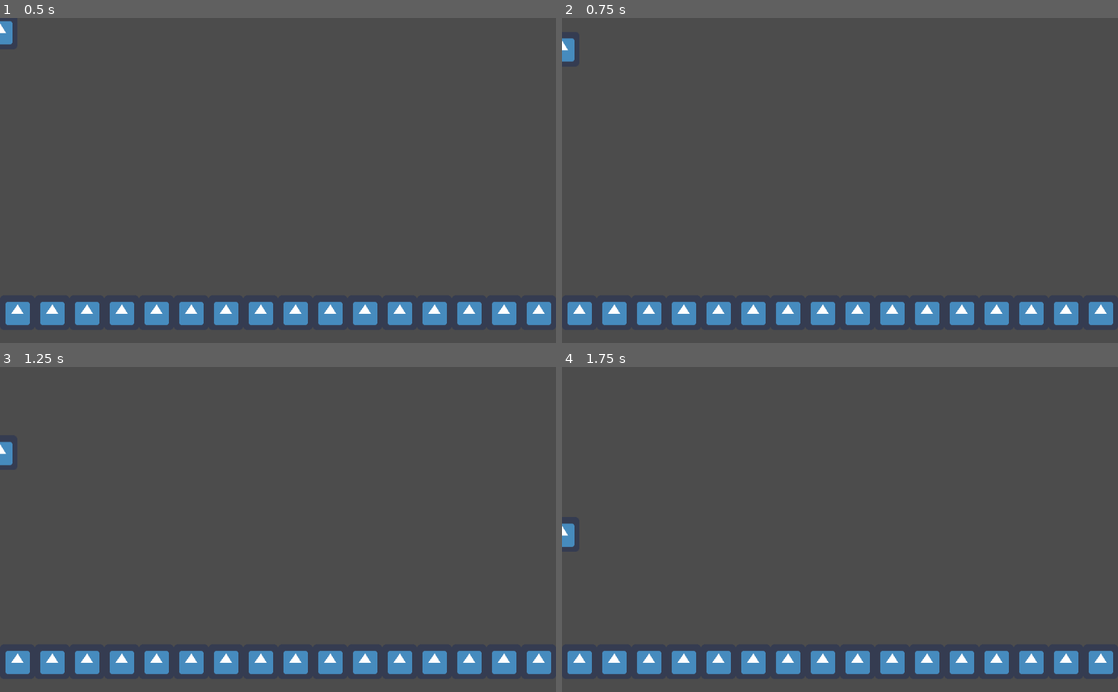
Above: before the commit, frames 1-4 (two rows, left to right).
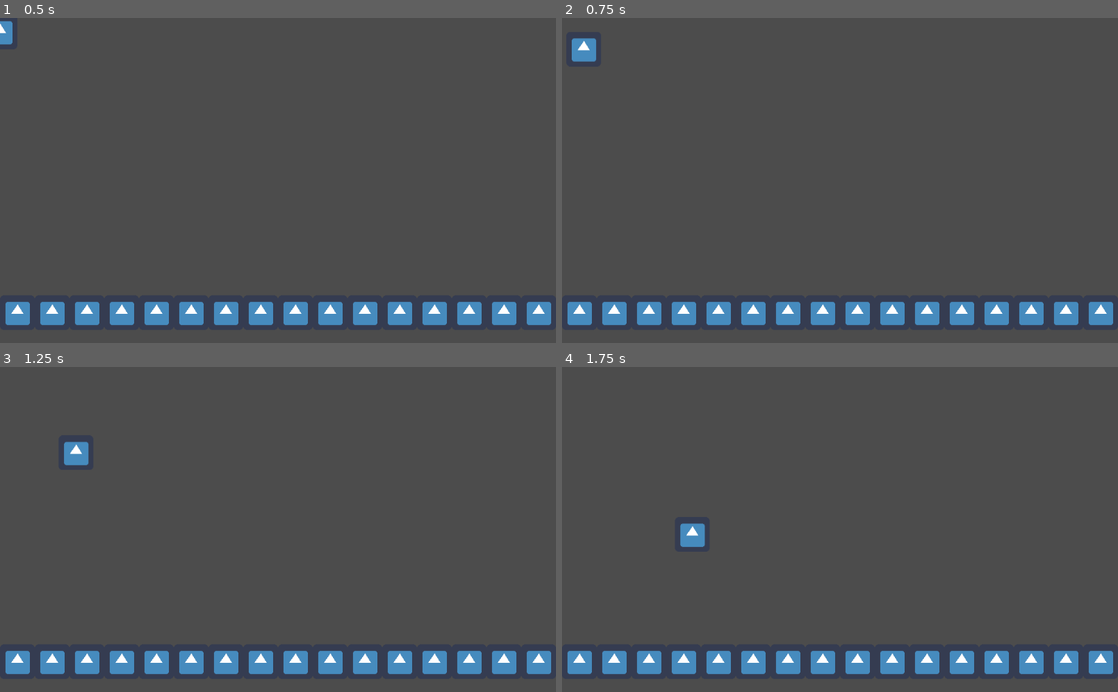
Above: after the commit, the same moments.

Repository: VMoonDev/SlimeShuffle
Game: Godot game, scene res://Level/Level.tscn
Two runs of this game, one before a commit and one after it. Both use one fixed random seed, a clock stepped at 60 frames per second and the inputs below. The engine's default icon, where the game draws it, is replaced by a stand-in: a white triangle on a blue panel in a dark square.
Inputs:
- Up to frame 1 (0.5 s): no input
- Up to frame 2 (0.75 s): hold D (move_right, bound only after the commit) from 0.53 s (still down); tap Space (jump, bound only after the commit) at 0.6 s
- Up to frame 3 (1.25 s): keep holding D (move_right, bound only after the commit); tap Space (jump, bound only after the commit) at 0.77, 1.07 s
- Up to frame 4 (1.75 s): keep holding D (move_right, bound only after the commit); tap Space (jump, bound only after the commit) at 1.35, 1.52 s

Frame 1 is identical in both runs. In frame 2, 0.4% of the frame differs, in the area x 0-7%, y 6-14%; in frame 3, 0.5%, in the area x 0-16%, y 22-31%; in frame 4, 0.5%.

Commit message:
Add movement to pawn

Diff:
--- a/project/Pawn/Pawn.gd
+++ b/project/Pawn/Pawn.gd
@@ -1,10 +1,17 @@
 extends KinematicBody2D
 
 const _GRAVITY := 200
+const _MOVESPEED := 200
+const _JUMPSTRENGTH := 200
 
 var _velocity := Vector2.ZERO
 
 func _physics_process(delta):
-	_velocity.y += _GRAVITY * delta
+	_velocity.y = 0 if is_on_floor() else _velocity.y + _GRAVITY * delta
+	_movement()
+	_velocity = move_and_slide(_velocity, Vector2.UP)
 
-	move_and_slide(_velocity)
+func _movement():
+	_velocity.x = Input.get_axis("move_left", "move_right") * _MOVESPEED
+	if Input.is_action_just_pressed("jump") and is_on_floor():
+		_velocity.y = -_JUMPSTRENGTH
--- a/project/project.godot
+++ b/project/project.godot
@@ -18,6 +18,26 @@
 
 common/drop_mouse_on_gui_input_disabled=true
 
+[input]
+
+move_left={
+"deadzone": 0.5,
+"events": [ Object(InputEventKey,"resource_local_to_scene":false,"resource_name":"","device":0,"alt":false,"shift":false,"control":false,"meta":false,"command":false,"pressed":false,"scancode":65,"physical_scancode":0,"unicode":0,"echo":false,"script":null)
+, Object(InputEventKey,"resource_local_to_scene":false,"resource_name":"","device":0,"alt":false,"shift":false,"control":false,"meta":false,"command":false,"pressed":false,"scancode":16777231,"physical_scancode":0,"unicode":0,"echo":false,"script":null)
+ ]
+}
+move_right={
+"deadzone": 0.5,
+"events": [ Object(InputEventKey,"resource_local_to_scene":false,"resource_name":"","device":0,"alt":false,"shift":false,"control":false,"meta":false,"command":false,"pressed":false,"scancode":68,"physical_scancode":0,"unicode":0,"echo":false,"script":null)
+, Object(InputEventKey,"resource_local_to_scene":false,"resource_name":"","device":0,"alt":false,"shift":false,"control":false,"meta":false,"command":false,"pressed":false,"scancode":16777233,"physical_scancode":0,"unicode":0,"echo":false,"script":null)
+ ]
+}
+jump={
+"deadzone": 0.5,
+"events": [ Object(InputEventKey,"resource_local_to_scene":false,"resource_name":"","device":0,"alt":false,"shift":false,"control":false,"meta":false,"command":false,"pressed":false,"scancode":32,"physical_scancode":0,"unicode":0,"echo":false,"script":null)
+ ]
+}
+
 [physics]
 
 common/enable_pause_aware_picking=true
